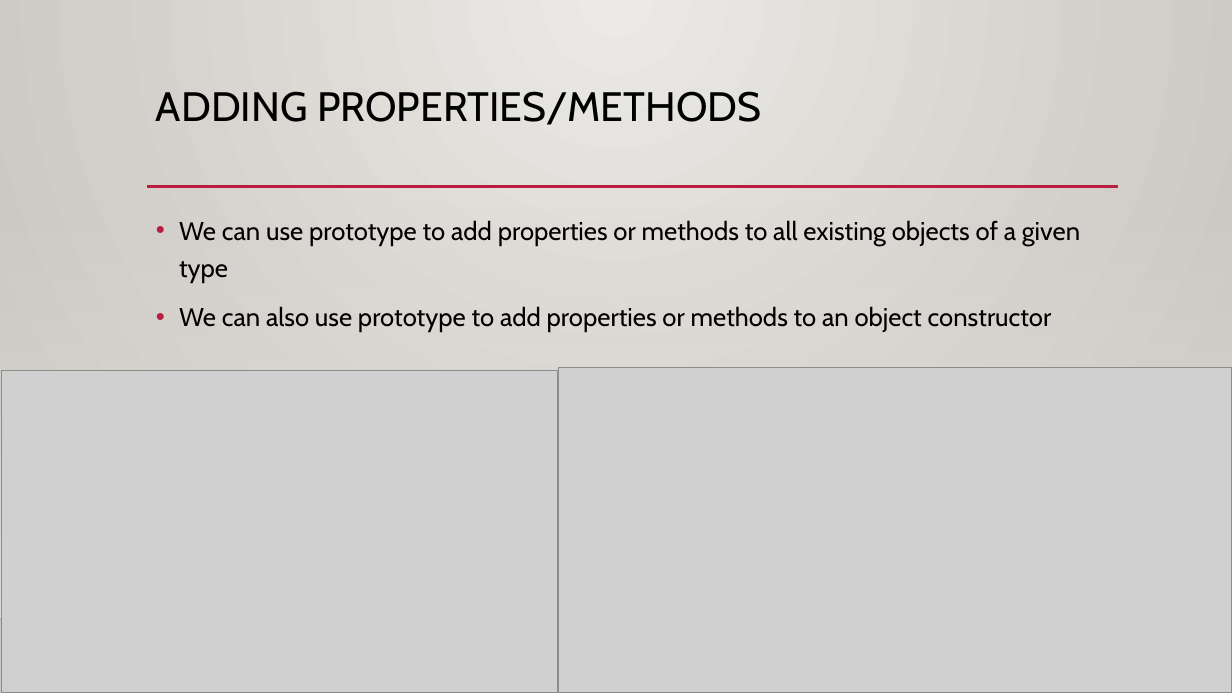
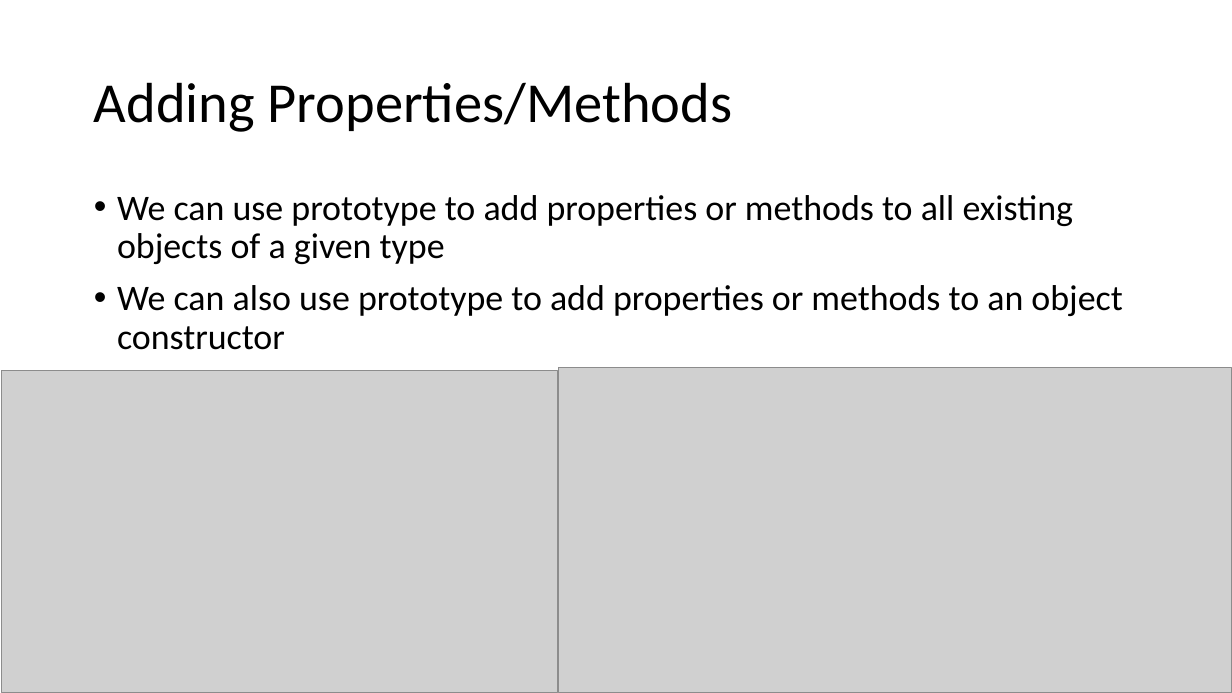
Before and after one commit to YWCANWIL-TechLab/Module11-Objects, a slide deck: slide 44 of slides/Module 11 - Objects.pptx. Drawn at 1232x693 pixels with LibreOffice and Linux fonts; fonts in the diff are those of the drawing; grey boxes stand for pictures; background and template pictures are left out. Boxes give left, top, right and bottom in pixels: in the first picture for what was removed or moved away, otherwise in the second. Text is boxed around its words. In the diff, an @@ line names an element or a change of style, - is before the commit and + after.

```diff
--- a/slides/Module 11 - Objects.pptx
+++ b/slides/Module 11 - Objects.pptx
@@ background gradient #ECEAE7 to #CAC7C1 to #FFFFFF @@
@@ title "Adding Properties/Methods" at (94,82,733,132): vertical alignment top to middle @@
@@ title at (94,82,733,132): text changed; size 32 to 44 pt; font Cabin to Calibri @@
-ADDING PROPERTIES/METHODS
+Adding Properties/Methods
@@ rectangle removed at (0,204,1232,619) @@
@@ text "We can use prototype to ...": place and size @@
-text "We can use prototype to ..." at (179,220,1080,332)
+text "We can use prototype to ..." at (117,195,1122,350)
@@ text "We can use prototype to ..." at (117,195,1122,350): size 20 to 28 pt, font Cabin to Calibri; line spacing 1.2 to 0.9 @@
@@ line removed from (147, 187) to (1118, 187) @@
```
Also in this commit, not shown: 43 other slides changed, 8 other files.
